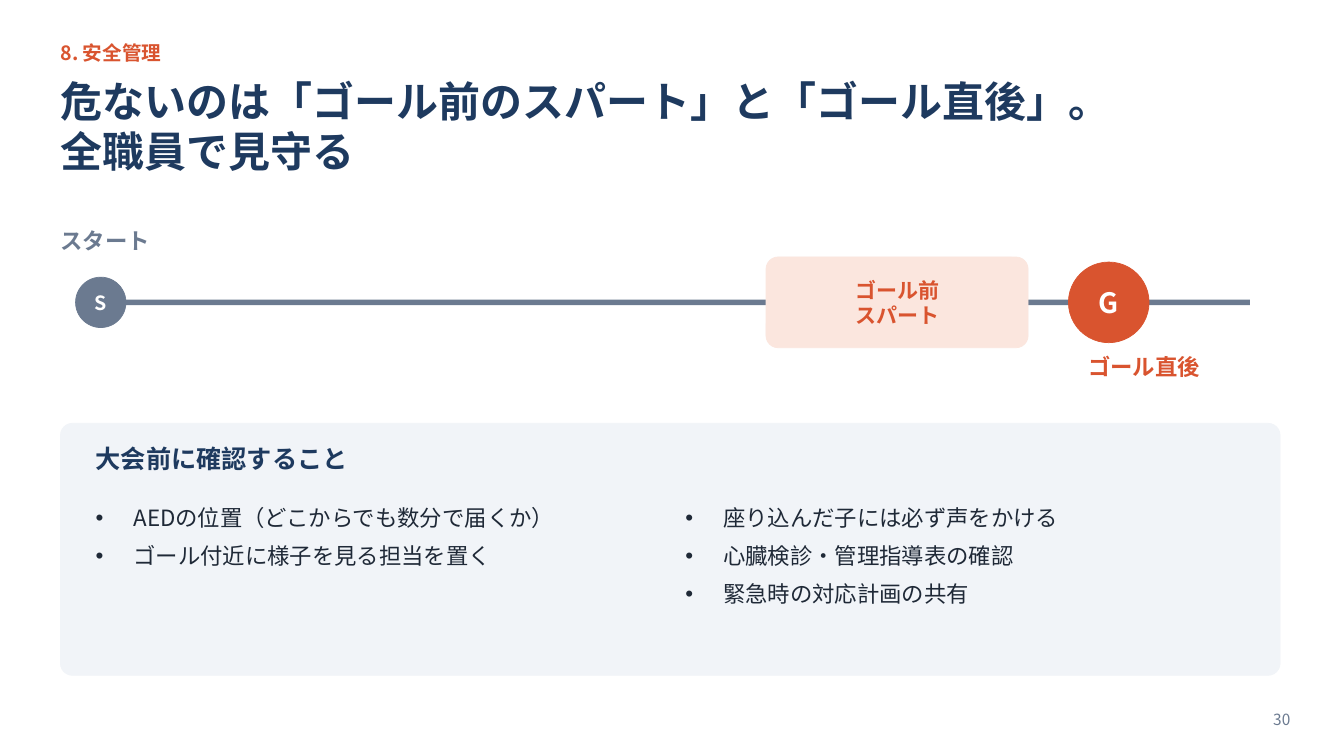
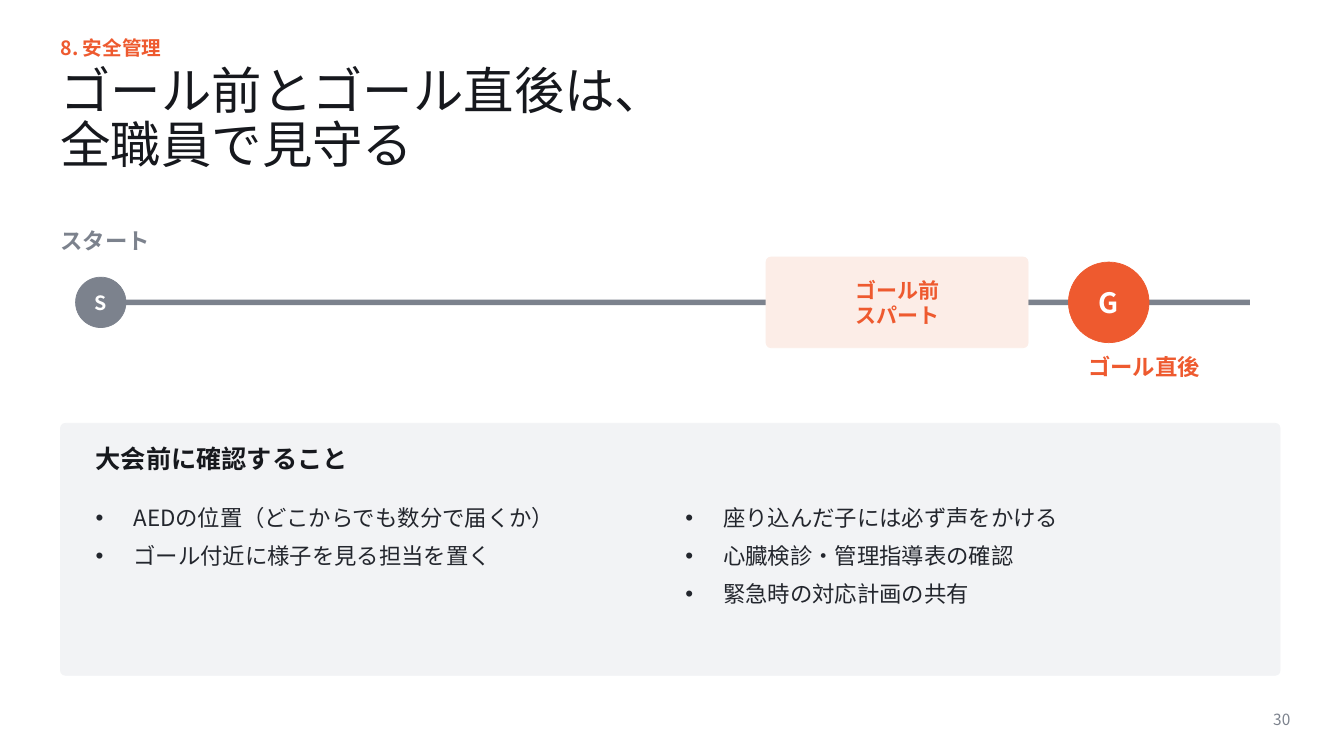
Before and after one commit to yokotaka21-cmyk/slide-longrun, a slide deck: slide 30 of マラソン大会に向けて_講義スライド.pptx. Drawn at 1344x756 pixels with LibreOffice and Linux fonts; fonts in the diff are those of the drawing. Boxes give left, top, right and bottom in pixels: in the first picture for what was removed or moved away, otherwise in the second. Text is boxed around its words. In the diff, an @@ line names an element or a change of style, - is before the commit and + after.

```diff
--- a/マラソン大会に向けて_講義スライド.pptx
+++ b/マラソン大会に向けて_講義スライド.pptx
@@ text colour #D9542F to #EE5A2F in 3 elements at bbox=[855, 280, 939, 324], bbox=[1088, 355, 1200, 377], bbox=[60, 38, 162, 57] @@
@@ title at bbox=[60, 66, 665, 122]: text changed; size 30 to 36 pt; text colour #1E3A5F to #16181D; bold off @@
-危ないのは「ゴール前のスパート」と「ゴール直後」。
+ゴール前とゴール直後は、
@@ title "ゴール前とゴール直後は、": place and size @@
-title "ゴール前とゴール直後は、" at bbox=[60, 81, 1110, 171]
+title "ゴール前とゴール直後は、" at bbox=[60, 66, 665, 167]
@@ title at bbox=[60, 112, 413, 167]: size 30 to 36 pt, text colour #1E3A5F to #16181D, bold off in "全職員で見守る"; line spacing 1 to 0.9 @@
@@ text "スタート" at bbox=[60, 230, 149, 250]: text colour #6B7A90 to #7C828D @@
@@ rounded rectangle at bbox=[766, 257, 1028, 348]: fill #FBE6DE to #FCEDE7; outline #FBE6DE 0.5 pt to #FCEDE7 0.5 pt; proportions changed @@
@@ ellipse at bbox=[1069, 262, 1149, 343]: fill #D9542F to #EE5A2F; outline #D9542F 0.5 pt to #EE5A2F 0.5 pt @@
@@ ellipse at bbox=[76, 277, 126, 328]: fill #6B7A90 to #7C828D; outline #6B7A90 0.5 pt to #7C828D 0.5 pt @@
@@ line (91, 302) - (1250, 302): stroke #6B7A90 4 pt to #7C828D 4 pt @@
@@ rounded rectangle at bbox=[60, 423, 1280, 676]: fill #F1F4F8 to #F2F3F5; outline #F1F4F8 0.5 pt to #F2F3F5 0.5 pt; proportions changed @@
@@ text "大会前に確認すること" at bbox=[96, 446, 348, 471]: text colour #1E3A5F to #16181D @@
@@ page number at bbox=[1273, 713, 1290, 725]: text colour #6B7A90 to #7C828D @@
```
Also in this commit, not shown: 31 other slides changed, 3 other files.
